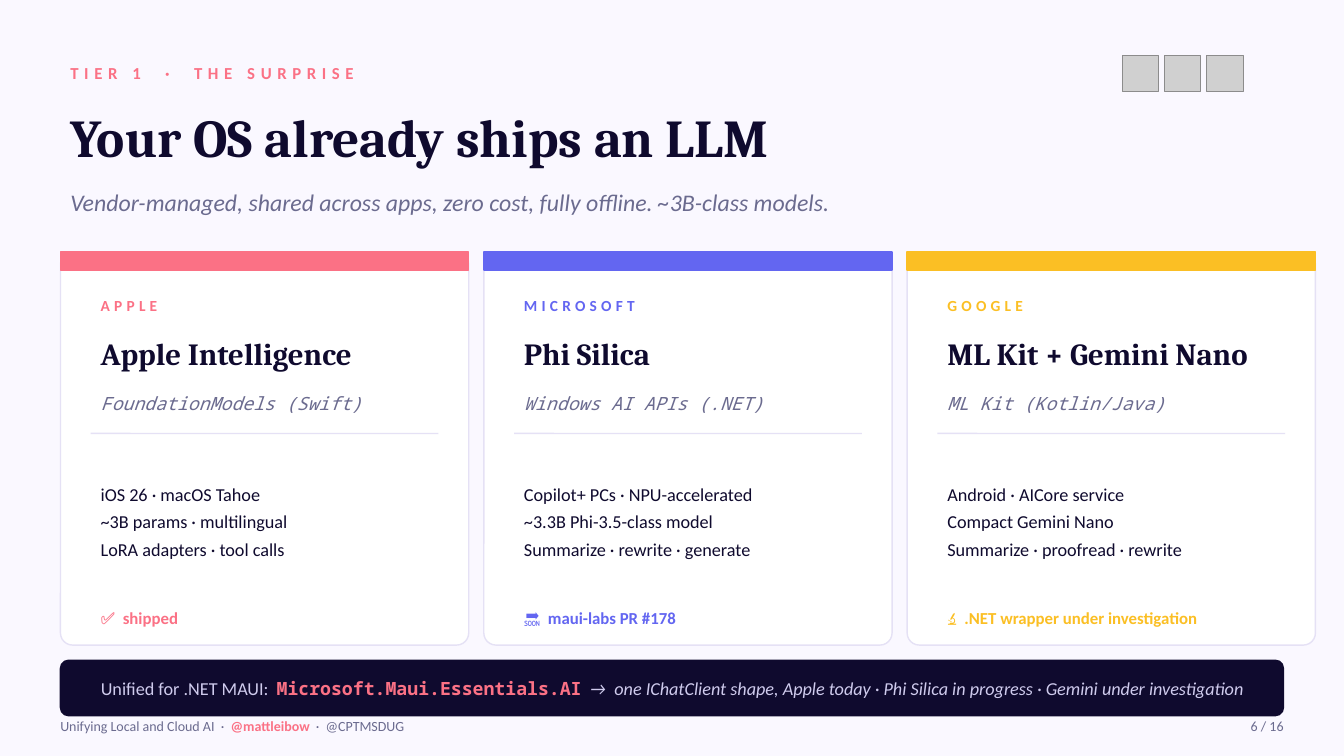
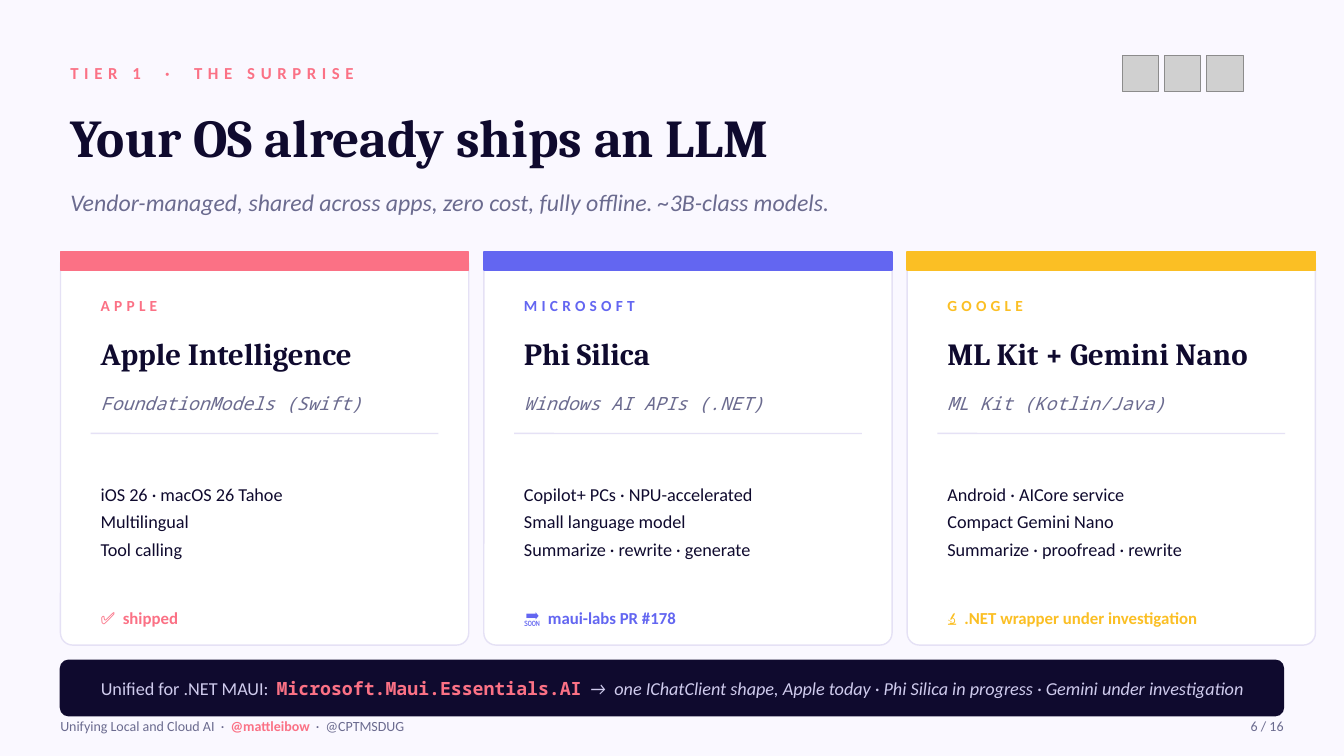
Before and after one commit to mattleibow/cptmsdug-local-cloud-agent-framework, a slide deck: slide 6 of slides/Unifying-Local-Cloud-AI.pptx. Drawn at 1344x756 pixels with LibreOffice and Linux fonts; fonts in the diff are those of the drawing; grey boxes stand for pictures. Boxes give left, top, right and bottom in pixels: in the first picture for what was removed or moved away, otherwise in the second. Text is boxed around its words. In the diff, an @@ line names an element or a change of style, - is before the commit and + after.

```diff
--- a/slides/Unifying-Local-Cloud-AI.pptx
+++ b/slides/Unifying-Local-Cloud-AI.pptx
@@ text at [101, 488, 282, 559]: text changed @@
-iOS 26 · macOS Tahoe
-~3B params · multilingual
-LoRA adapters · tool calls
+iOS 26 · macOS 26 Tahoe
+Multilingual
+Tool calling
@@ text at [524, 515, 686, 531]: text changed @@
-~3.3B Phi-3.5-class model
+Small language model
```
Also in this commit, not shown: 6 other slides changed, 1 other file.
